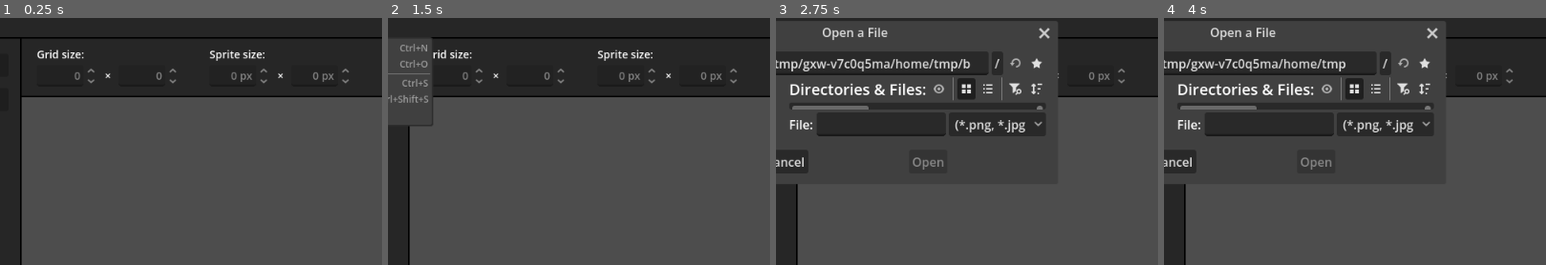
Above: before the commit, frames 1-4 (left to right).
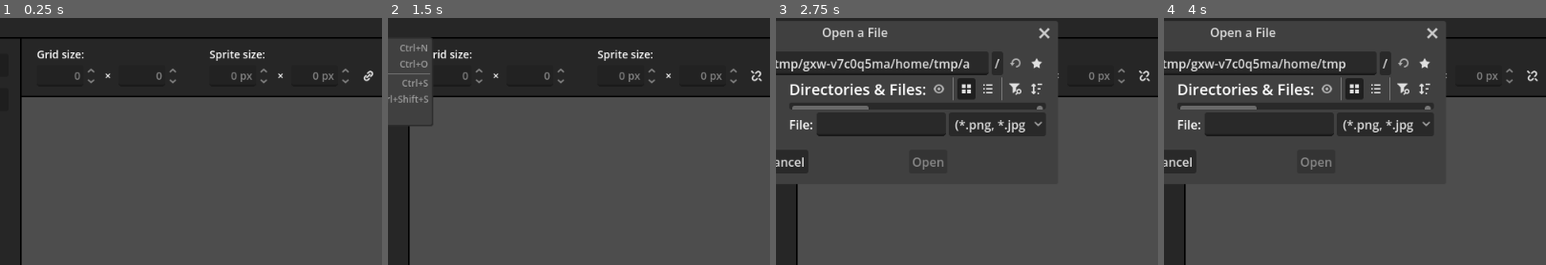
Above: after the commit, the same moments.

Repository: caleb-tognoli/spritesheetbelli
Game: Godot game, scene res://ui/main/main.tscn
The game is run twice, just before and just after one commit, with the same random seed, the same clock (stepped at 60 frames per second) and the same inputs. The engine's default icon, where the game draws it, is replaced by a stand-in: a white triangle on a blue panel in a dark square.
Inputs (mouse positions are % of the whole screen's width and height, from its top left):
- Up to frame 1 (0.25 s): no input
- Up to frame 2 (1.5 s): click (64, 12) at 0.52 s; click "File" at 1.25 s
- Up to frame 3 (2.75 s): click "Add Sprite(s)" at 2 s
- Up to frame 4 (4 s): click (29, 22) at 2.77 s; type "12" at 2.85 s; click (8, 9) at 3.5 s
The pictures show only the part of the screen within x 15-65%, y 0-50%; the shares and areas given below are measured in that part.

The runs differ from the first frame. In frame 1, less than 0.1% of the frame differs, in the area x 95-98%, y 21-26%; in frame 2, less than 0.1%; in frame 3, 0.1%, in the area x 49-98%, y 16-26%; in frame 4, less than 0.1%.

Commit message:
Fix: Keep-aspect resize drifting
Changing the sprite width recomputed the height with integer division, so
32x24 set to 33 wide became 33x24. The other side is now rounded from the
original frames' ratio, and a link toggle next to the fields turns
keeping the ratio on or off.

Diff:
--- /dev/null
+++ b/assets/icons/Link.svg
@@ -0,0 +1 @@
+<svg xmlns="http://www.w3.org/2000/svg" width="16" height="16"><path fill="none" stroke="#e0e0e0" stroke-linecap="round" stroke-linejoin="round" stroke-width="2" d="M7 4.5 8.5 3a2.83 2.83 0 0 1 4 4L11 8.5M9 11.5 7.5 13a2.83 2.83 0 0 1-4-4L5 7.5M6 10l4-4"/></svg>
--- /dev/null
+++ b/assets/icons/Unlink.svg
@@ -0,0 +1 @@
+<svg xmlns="http://www.w3.org/2000/svg" width="16" height="16"><path fill="none" stroke="#e0e0e0" stroke-linecap="round" stroke-linejoin="round" stroke-width="2" d="M7 4.5 8.5 3a2.83 2.83 0 0 1 4 4L11 8.5M9 11.5 7.5 13a2.83 2.83 0 0 1-4-4L5 7.5M2 2l2 2m10 10-2-2"/></svg>
--- a/scripts/resources/spritesheet.gd
+++ b/scripts/resources/spritesheet.gd
@@ -508,7 +508,7 @@
 
 ## Scales frames so that the cell size becomes [param size]
 func resize_sprites(size: Vector2i, filter := _scale_filter) -> void:
-	var base := _base_sprite_size()
+	var base := get_base_sprite_size()
 	if base.x <= 0 or base.y <= 0 or size.x <= 0 or size.y <= 0:
 		return
 	set_frame_scale(Vector2(size) / Vector2(base), filter)
@@ -527,7 +527,8 @@
 #endregion
 
 
-func _base_sprite_size() -> Vector2i:
+## The cell size without [member frame_scale]
+func get_base_sprite_size() -> Vector2i:
 	var size := Vector2i.ZERO
 	for img in _frames.values():
 		size = size.max(img.get_size())
--- a/tests/unit/test_main.gd
+++ b/tests/unit/test_main.gd
@@ -162,3 +162,12 @@
 	assert_eq(Global.filepath, path)
 	Global.spritesheet.flip_frames([Vector2i.ZERO] as Array[Vector2i], true)
 	assert_true(Global.has_unsaved_changes, "later edits are changes")
+
+
+func test_keep_ratio_resize_rounds() -> void:
+	Global.spritesheet.add_frames([make_image(Color.RED, Vector2i(32, 24))] as Array[Image])
+	main.sprite_width.value = 33
+	assert_eq(Global.spritesheet.sprite_size, Vector2i(33, 25))
+	main.keep_ratio_btn.button_pressed = false
+	main.sprite_height.value = 10
+	assert_eq(Global.spritesheet.sprite_size, Vector2i(33, 10))
--- a/ui/main/main.tscn
+++ b/ui/main/main.tscn
@@ -12,6 +12,7 @@
 [ext_resource type="PackedScene" uid="uid://dr85rkajtgbvy" path="res://ui/spritesheet_preview/preview_area.tscn" id="6_q2y6a"]
 [ext_resource type="Script" path="res://ui/main/menu_bar.gd" id="7_rk3ov"]
 [ext_resource type="Texture2D" uid="uid://chq2yry3hpy6c" path="res://assets/icons/SpriteSheet.svg" id="7_wpt02"]
+[ext_resource type="Texture2D" path="res://assets/icons/Link.svg" id="8_link"]
 
 [sub_resource type="StyleBoxFlat" id="StyleBoxFlat_qlfvo"]
 bg_color = Color(0, 0, 0, 1)
@@ -292,6 +293,16 @@
 select_all_on_focus = true
 suffix = "px"
 
+[node name="KeepRatio" type="Button" parent="VBoxContainer/HBoxContainer/VBoxContainer/Panel/MarginContainer/HBoxContainer/SpriteSize/HBoxContainer"]
+unique_name_in_owner = true
+layout_mode = 2
+size_flags_vertical = 4
+tooltip_text = "Keep aspect ratio"
+toggle_mode = true
+button_pressed = true
+icon = ExtResource("8_link")
+flat = true
+
 [node name="ExportContainer" type="HBoxContainer" parent="VBoxContainer/HBoxContainer/VBoxContainer/Panel/MarginContainer/HBoxContainer"]
 layout_mode = 2
 size_flags_horizontal = 3
--- a/ui/main/main_ui.gd
+++ b/ui/main/main_ui.gd
@@ -1,4 +1,7 @@
 extends Control
+
+const LINK_ICON := preload("res://assets/icons/Link.svg")
+const UNLINK_ICON := preload("res://assets/icons/Unlink.svg")
 
 @onready var add_spritesheet_window: AddSpritesheetWindow = $AddSpritesheetWindow
 @onready var open_sprites_dialog: FileDialog = $OpenSpritesDialog
@@ -12,6 +15,7 @@
 @onready var grid_columns: SpinBox = %GridColumns
 @onready var sprite_width: SpinBox = %SpriteWidth
 @onready var sprite_height: SpinBox = %SpriteHeight
+@onready var keep_ratio_btn: Button = %KeepRatio
 @onready var add_sprites_btn: Button = %AddSprites
 @onready var add_spritesheet_btn: Button = %AddSpritesheet
 @onready var spritesheet_width: Label = %SpritesheetWidth
@@ -48,25 +52,10 @@
 		func(columns: float):
 			set_spritesheet_grid_size(int(columns), Global.spritesheet.grid_size.y)
 	)
-	sprite_width.value_changed.connect(
-		func(value: float):
-			if Global.spritesheet.sprite_size.x <= 0:
-				return
-			var width := int(value)
-			var height: int = (
-				(Global.spritesheet.sprite_size.y * width) / Global.spritesheet.sprite_size.x
-			)
-			resize_sprites(Vector2i(width, height))
-	)
-	sprite_height.value_changed.connect(
-		func(value: float):
-			if Global.spritesheet.sprite_size.y <= 0:
-				return
-			var height := int(value)
-			var width: int = (
-				(Global.spritesheet.sprite_size.x * height) / Global.spritesheet.sprite_size.y
-			)
-			resize_sprites(Vector2i(width, height))
+	sprite_width.value_changed.connect(func(width: float): set_sprite_size(int(width), -1))
+	sprite_height.value_changed.connect(func(height: float): set_sprite_size(-1, int(height)))
+	keep_ratio_btn.toggled.connect(
+		func(on: bool): keep_ratio_btn.icon = LINK_ICON if on else UNLINK_ICON
 	)
 	open_sprites_dialog.files_selected.connect(add_sprites_from_paths)
 	# Loading the opened file is not an unsaved change
@@ -130,6 +119,25 @@
 		show_notification_dialog("Error", "Could not load: %s." % ", ".join(failed_files))
 
 
+## Resizes sprites to the given width or height (-1 = unchanged), keeping the
+## ratio of the original frames when Keep aspect ratio is on
+func set_sprite_size(width: int, height: int) -> void:
+	var sheet := Global.spritesheet
+	var base := sheet.get_base_sprite_size()
+	if base.x <= 0 or base.y <= 0:
+		return
+	var new_size := sheet.sprite_size
+	if width >= 0:
+		new_size.x = width
+		if keep_ratio_btn.button_pressed:
+			new_size.y = roundi(width * base.y / float(base.x))
+	if height >= 0:
+		new_size.y = height
+		if keep_ratio_btn.button_pressed:
+			new_size.x = roundi(height * base.x / float(base.y))
+	resize_sprites(new_size)
+
+
 func resize_sprites(new_size: Vector2i) -> void:
 	if new_size.x <= 0 or new_size.y <= 0:
 		set_text_params(Global.spritesheet)
Not shown, added: assets/icons/Link.svg.import
Not shown, added: assets/icons/Unlink.svg.import
